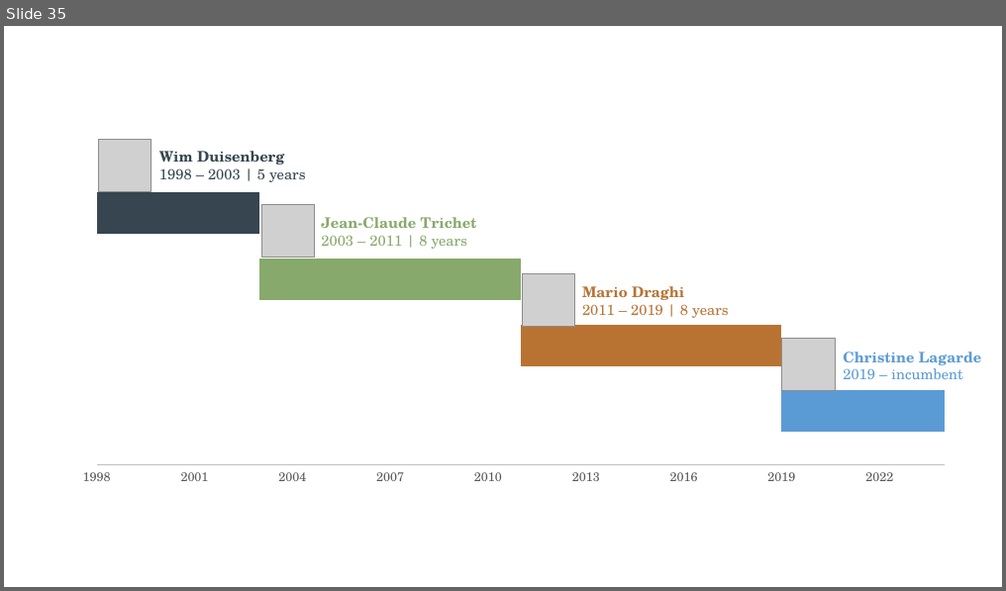
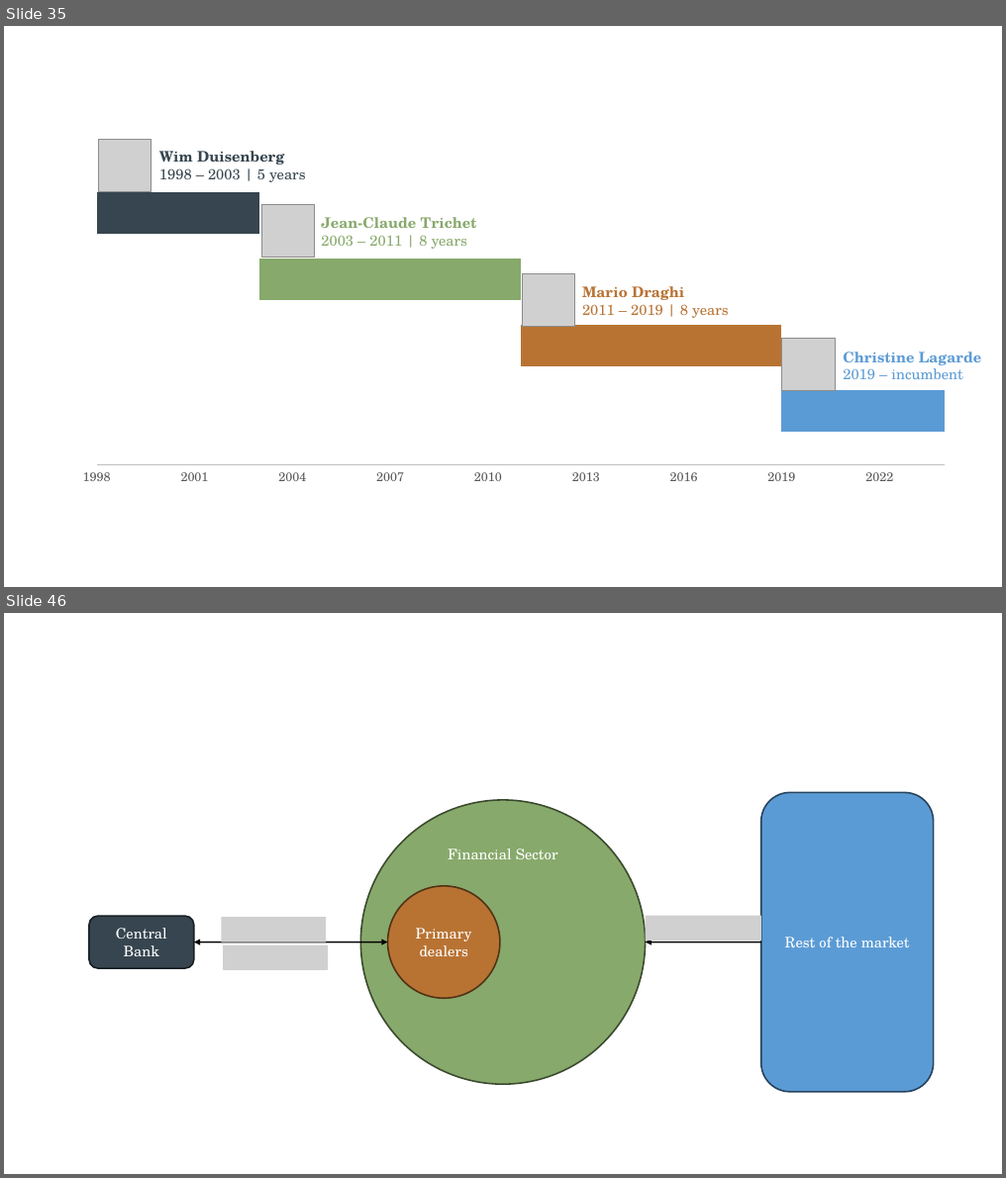
Before and after one commit to ncachanosky/ECON-3320-online, a slide deck: figures/figures.pptx. Shown one above the other, each under a label of ours: slide 35 before the commit, slides 35 and 46 after it; the slides between them are not shown. The pictures are 1006x591 and 1006x1178 pixels, drawn with LibreOffice and Linux fonts; fonts in the diff are those of the drawing; grey boxes stand for pictures. Boxes give left, top, right and bottom in pixels: in the first picture for what was removed or moved away, otherwise in the second. Text is boxed around its words. In the diff, an @@ line names an element or a change of style, - is before the commit and + after.

```diff
--- a/figures/figures.pptx
+++ b/figures/figures.pptx
@@ slide 46 added at [4,613,1002,1174], background #FFFFFF @@
@@ ellipse added at [361,800,646,1084], fill #87A96B, outline #3B4A2F 1.5 pt, 14 pt, text #FFFFFF @@
+Financial Sector
@@ rounded rectangle added at [761,792,934,1092], fill #5B9BD5, outline #28445D 1.5 pt, 14 pt, text #FFFFFF @@
+Rest of the market
@@ ellipse added at [388,886,500,998], fill #B87333, outline #513216 1.5 pt, 14 pt, text #FFFFFF @@
+Primary dealers
@@ rounded rectangle added at [89,916,194,968], fill #36454F, outline #181E23 1.5 pt, 14 pt, text #FFFFFF @@
+Central Bank
@@ picture added at [221,917,326,943] @@
@@ picture added at [646,916,761,941] @@
@@ double arrow added from (194, 943) to (388, 943), #000000 1.5 pt @@
@@ picture added at [224,946,328,970] @@
@@ arrow added from (761, 943) to (646, 943), #000000 1.5 pt @@
```
Also in this commit, not shown: 5 slides changed, 18 other slides added, 32 other files.
